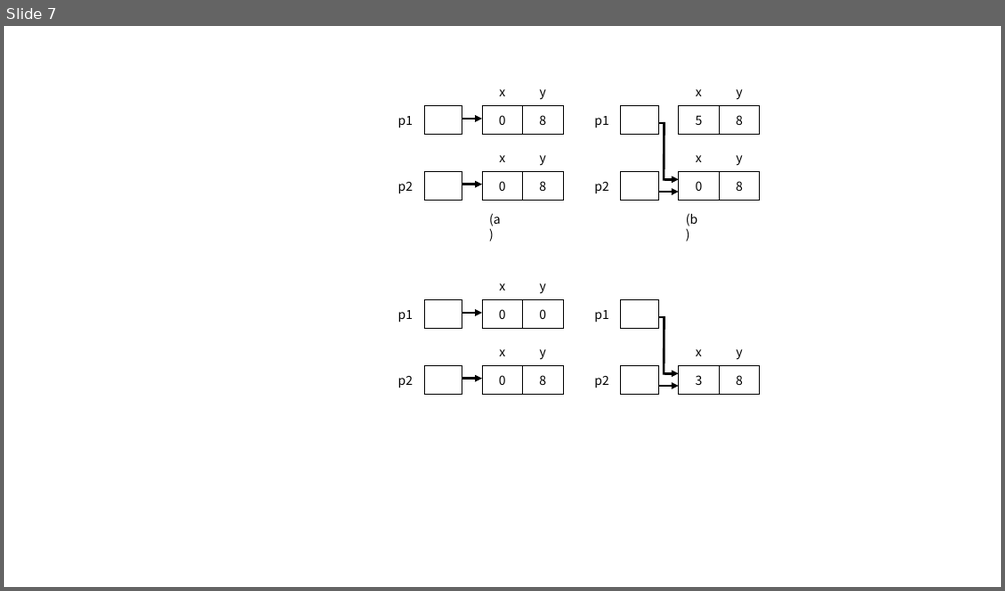
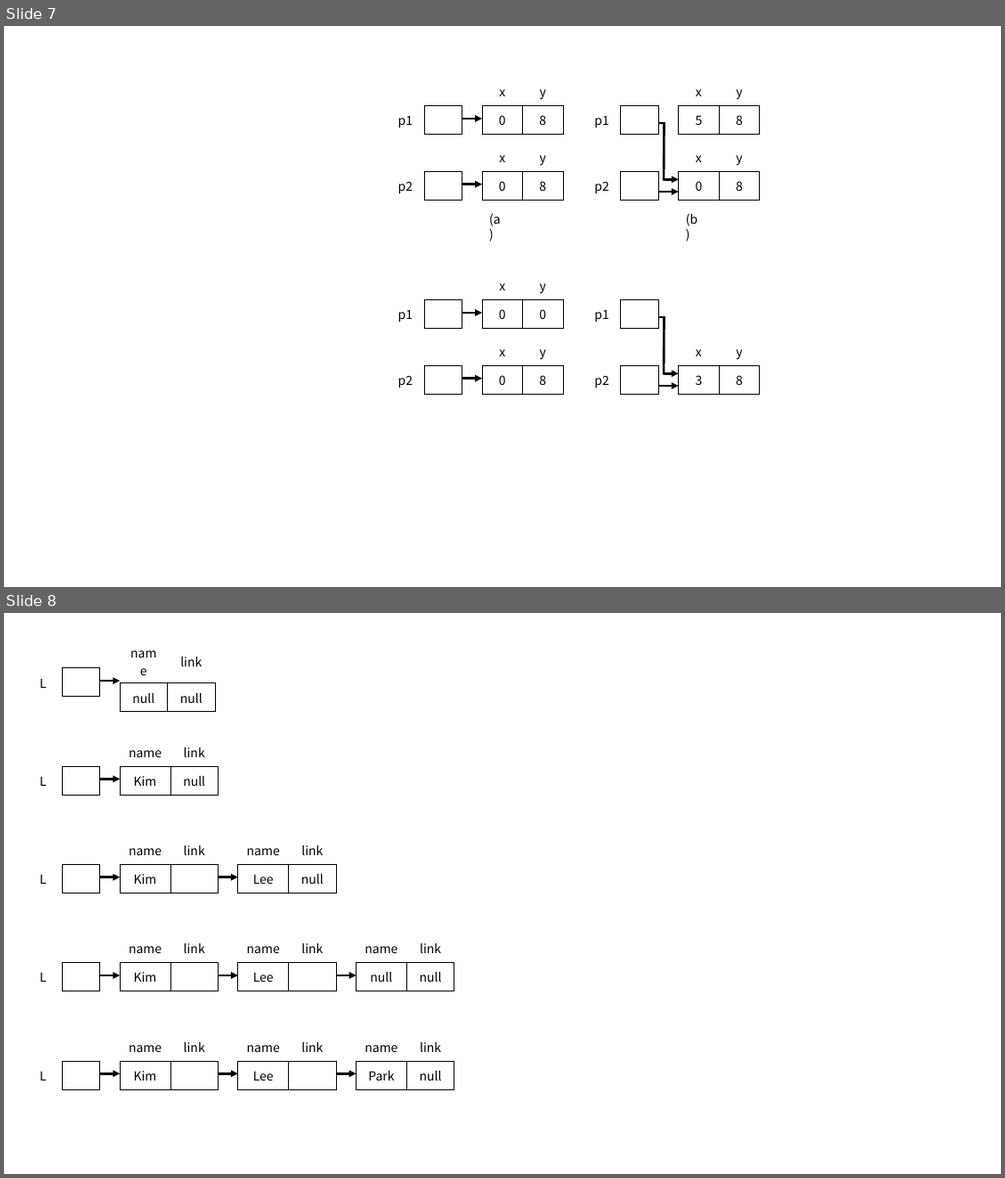
Before and after one commit to Rap0d/rap0d.github.io, a slide deck: assets/form/matrix.pptx. Shown one above the other, each under a label of ours: slide 7 before the commit, slides 7 and 8 after it. The pictures are 1005x591 and 1005x1178 pixels, drawn with LibreOffice and Linux fonts; fonts in the diff are those of the drawing. Boxes give left, top, right and bottom in pixels: in the first picture for what was removed or moved away, otherwise in the second. Text is boxed around its words. In the diff, an @@ line names an element or a change of style, - is before the commit and + after.

```diff
--- a/assets/form/matrix.pptx
+++ b/assets/form/matrix.pptx
@@ slide 8 added at [4, 613, 1001, 1174], background #FFFFFF @@
@@ table added at [24, 640, 100, 697], 2 rows, 2 columns @@
+ | 
+L | 
@@ table added at [120, 640, 216, 761], 2 rows, 2 columns @@
+name | link
+null | null
@@ arrow added from (100, 681) to (120, 681), #000000 2.25 pt @@
@@ table added at [24, 738, 100, 795], 2 rows, 2 columns @@
+ | 
+L | 
@@ table added at [120, 738, 218, 859], 2 rows, 2 columns @@
+name | link
+Kim | null
@@ arrow added from (100, 779) to (120, 779), #000000 2.25 pt @@
@@ table added at [24, 835, 100, 892], 2 rows, 2 columns @@
+ | 
+L | 
@@ table added at [120, 835, 218, 892], 2 rows, 2 columns @@
+name | link
+Kim | 
@@ table added at [238, 835, 337, 892], 2 rows, 2 columns @@
+name | link
+Lee | null
@@ arrow added from (100, 877) to (120, 877), #000000 2.25 pt @@
@@ arrow added from (218, 877) to (238, 877), #000000 2.25 pt @@
@@ table added at [24, 933, 100, 990], 2 rows, 2 columns @@
+ | 
+L | 
@@ table added at [120, 933, 218, 990], 2 rows, 2 columns @@
+name | link
+Kim | 
@@ table added at [238, 933, 337, 990], 2 rows, 2 columns @@
+name | link
+Lee | 
@@ table added at [356, 933, 455, 990], 2 rows, 2 columns @@
+name | link
+null | null
@@ arrow added from (100, 976) to (120, 976), #000000 2.25 pt @@
@@ arrow added from (218, 976) to (238, 976), #000000 2.25 pt @@
@@ arrow added from (336, 976) to (356, 976), #000000 2.25 pt @@
@@ table added at [24, 1032, 100, 1089], 2 rows, 2 columns @@
+ | 
+L | 
@@ table added at [120, 1032, 218, 1089], 2 rows, 2 columns @@
+name | link
+Kim | 
@@ table added at [238, 1032, 337, 1089], 2 rows, 2 columns @@
+name | link
+Lee | 
@@ table added at [356, 1032, 455, 1089], 2 rows, 2 columns @@
+name | link
+Park | null
@@ arrow added from (100, 1074) to (120, 1074), #000000 2.25 pt @@
@@ arrow added from (218, 1074) to (238, 1074), #000000 2.25 pt @@
@@ arrow added from (336, 1074) to (356, 1074), #000000 2.25 pt @@
```
Also in this commit, not shown: 6 other files.
